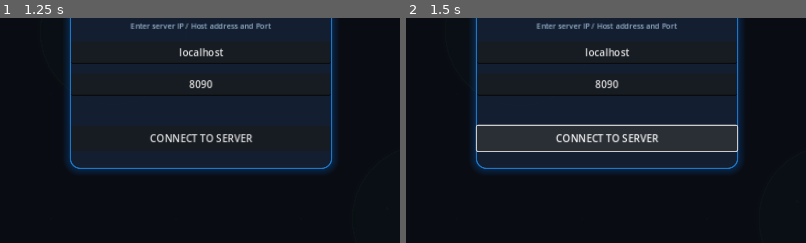
Above: before the commit, frames 1-2 (left to right).
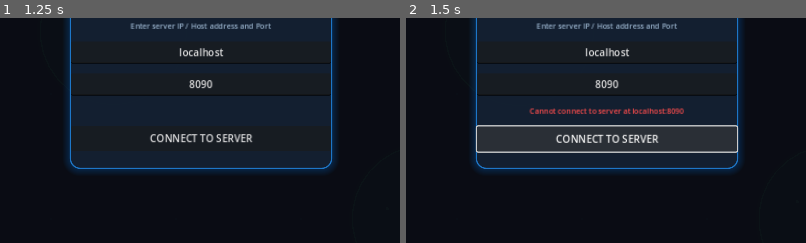
Above: after the commit, the same moments.

Repository: KYoiRyi/partygame-archer
Game: Godot game, scene res://Main.tscn
The game is run twice, just before and just after one commit, with the same random seed, the same clock (stepped at 60 frames per second) and the same inputs.
Inputs (mouse positions are % of the whole screen's width and height, from its top left):
- Up to frame 1 (1.25 s): tap Enter at 0.5 s; move the mouse to (72, 45) at 0.52 s; hold D from 0.53 s (still down); hold Enter from 0.53 s (still down); click (72, 45) at 0.67 s; tap Space at 0.77 s
- Up to frame 2 (1.5 s): release D at 1.25 s; release Enter at 1.25 s; click "CONNECT TO SERVER" at 1.25 s
The pictures show only the part of the screen within x 25-75%, y 39-89%; the shares and areas given below are measured in that part.

Frame 1 is identical in both runs. In frame 2, 2.3% of the frame differs, in the area x 17-83%, y 40-60%.

Commit message:
Fix room lobby player list, start button, and rooms visibility on Web/Mobile

Diff:
--- a/client/Main.gd
+++ b/client/Main.gd
@@ -94,6 +94,23 @@
 var auth_panel: Control
 var profile_panel: Control
 var room_panel: Control
+
+# Programmatic UI Control References
+var server_err_lbl: Label
+var auth_err_lbl: Label
+var profile_username_lbl: Label
+var profile_stats_lbl: Label
+var room_list_container: VBoxContainer
+var room_title_lbl: Label
+var room_players_container: VBoxContainer
+var room_status_lbl: Label
+var room_start_btn: Button
+var server_host_input: LineEdit
+var server_port_input: LineEdit
+var auth_user_input: LineEdit
+var auth_pass_input: LineEdit
+var room_hero_select: OptionButton
+
 
 func _save_token(token: String, username: String, host: String, port: String):
 	var f = FileAccess.open("user://auth_token.txt", FileAccess.WRITE)
@@ -466,6 +483,7 @@
 	host_input.custom_minimum_size = Vector2(300, 36)
 	host_input.alignment = HORIZONTAL_ALIGNMENT_CENTER
 	svbox.add_child(host_input)
+	server_host_input = host_input
 
 	var port_input = LineEdit.new()
 	port_input.name = "PortInput"
@@ -474,6 +492,7 @@
 	port_input.custom_minimum_size = Vector2(300, 36)
 	port_input.alignment = HORIZONTAL_ALIGNMENT_CENTER
 	svbox.add_child(port_input)
+	server_port_input = port_input
 
 	# Hook up enter key connections in server config panel
 	host_input.text_submitted.connect(func(txt): port_input.grab_focus())
@@ -486,6 +505,7 @@
 	s_err_lbl.add_theme_color_override("font_color", Color(1.0, 0.3, 0.3))
 	s_err_lbl.autowrap_mode = TextServer.AUTOWRAP_WORD_SMART
 	svbox.add_child(s_err_lbl)
+	server_err_lbl = s_err_lbl
 
 	var connect_btn = Button.new()
 	connect_btn.text = "CONNECT TO SERVER"
@@ -544,6 +564,7 @@
 	user_input.custom_minimum_size = Vector2(300, 36)
 	user_input.alignment = HORIZONTAL_ALIGNMENT_CENTER
 	avbox.add_child(user_input)
+	auth_user_input = user_input
 
 	var pass_input = LineEdit.new()
 	pass_input.name = "PasswordInput"
@@ -552,6 +573,7 @@
 	pass_input.custom_minimum_size = Vector2(300, 36)
 	pass_input.alignment = HORIZONTAL_ALIGNMENT_CENTER
 	avbox.add_child(pass_input)
+	auth_pass_input = pass_input
 
 	# Hook up enter key connections in auth panel
 	user_input.text_submitted.connect(func(txt): pass_input.grab_focus())
@@ -564,6 +586,7 @@
 	a_err_lbl.add_theme_color_override("font_color", Color(1.0, 0.3, 0.3))
 	a_err_lbl.autowrap_mode = TextServer.AUTOWRAP_WORD_SMART
 	avbox.add_child(a_err_lbl)
+	auth_err_lbl = a_err_lbl
 
 	var a_btn_hbox = HBoxContainer.new()
 	a_btn_hbox.add_theme_constant_override("separation", 15)
@@ -627,6 +650,7 @@
 	profile_label.add_theme_font_size_override("font_size", 20)
 	profile_label.add_theme_color_override("font_color", Color(0.3, 0.85, 1.0))
 	mvbox.add_child(profile_label)
+	profile_username_lbl = profile_label
 
 	var stats_label_node = Label.new()
 	stats_label_node.name = "StatsLabel"
@@ -635,6 +659,7 @@
 	stats_label_node.add_theme_font_size_override("font_size", 14)
 	stats_label_node.add_theme_color_override("font_color", Color(0.6, 0.7, 0.8))
 	mvbox.add_child(stats_label_node)
+	profile_stats_lbl = stats_label_node
 
 	var config_hbox = HBoxContainer.new()
 	config_hbox.name = "HBoxContainer"
@@ -673,6 +698,7 @@
 	var room_list_box = VBoxContainer.new()
 	room_list_box.name = "RoomList"
 	scroll.add_child(room_list_box)
+	room_list_container = room_list_box
 
 	var room_actions = HBoxContainer.new()
 	room_actions.alignment = BoxContainer.ALIGNMENT_CENTER
@@ -736,6 +762,7 @@
 	r_title.add_theme_font_size_override("font_size", 20)
 	r_title.add_theme_color_override("font_color", Color(0.3, 0.85, 1.0))
 	rvbox.add_child(r_title)
+	room_title_lbl = r_title
 
 	var r_desc = Label.new()
 	r_desc.text = "PLAYERS IN ROOM LOBBY:"
@@ -766,6 +793,7 @@
 	r_hero_select.selected = 0
 	r_hero_select.item_selected.connect(_on_room_hero_selected)
 	r_hero_hbox.add_child(r_hero_select)
+	room_hero_select = r_hero_select
 
 	var r_scroll = ScrollContainer.new()
 	r_scroll.custom_minimum_size = Vector2(400, 150)
@@ -776,6 +804,7 @@
 	var r_players_box = VBoxContainer.new()
 	r_players_box.name = "PlayersList"
 	r_scroll.add_child(r_players_box)
+	room_players_container = r_players_box
 
 	var r_status = Label.new()
 	r_status.name = "StatusLabel"
@@ -784,6 +813,7 @@
 	r_status.add_theme_font_size_override("font_size", 13)
 	r_status.add_theme_color_override("font_color", Color(0.9, 0.8, 0.3))
 	rvbox.add_child(r_status)
+	room_status_lbl = r_status
 
 	var start_game_btn = Button.new()
 	start_game_btn.name = "StartGameButton"
@@ -792,6 +822,7 @@
 	start_game_btn.visible = false
 	start_game_btn.pressed.connect(_on_start_match_pressed)
 	rvbox.add_child(start_game_btn)
+	room_start_btn = start_game_btn
 
 	var leave_btn = Button.new()
 	leave_btn.text = "🚪 LEAVE ROOM"
@@ -837,8 +868,8 @@
 	server_port = port
 
 	# Release focus to close virtual keyboard
-	var host_input = server_panel.find_child("HostInput")
-	var port_input = server_panel.find_child("PortInput")
+	var host_input = server_host_input
+	var port_input = server_port_input
 	if host_input: host_input.release_focus()
 	if port_input: port_input.release_focus()
 
@@ -893,8 +924,8 @@
 		return
 
 	# Release focus to close virtual keyboard
-	var user_input = auth_panel.find_child("UsernameInput")
-	var pass_input = auth_panel.find_child("PasswordInput")
+	var user_input = auth_user_input
+	var pass_input = auth_pass_input
 	if user_input: user_input.release_focus()
 	if pass_input: pass_input.release_focus()
 
@@ -946,7 +977,7 @@
 	profile_panel.visible = false
 	room_panel.visible = false
 
-	var err_lbl = server_panel.find_child("ErrorLabel")
+	var err_lbl = server_err_lbl
 	if err_lbl: err_lbl.text = ""
 
 func _show_auth_panel():
@@ -955,7 +986,7 @@
 	profile_panel.visible = false
 	room_panel.visible = false
 
-	var err_lbl = auth_panel.find_child("ErrorLabel")
+	var err_lbl = auth_err_lbl
 	if err_lbl: err_lbl.text = ""
 
 func _show_profile_panel():
@@ -964,8 +995,8 @@
 	profile_panel.visible = true
 	room_panel.visible = false
 
-	var profile_lbl = profile_panel.find_child("ProfileLabel")
-	var stats_lbl = profile_panel.find_child("StatsLabel")
+	var profile_lbl = profile_username_lbl
+	var stats_lbl = profile_stats_lbl
 
 	if profile_lbl:
 		profile_lbl.text = "🏆 Welcome, " + auth_username + "!"
@@ -981,36 +1012,36 @@
 	profile_panel.visible = false
 	room_panel.visible = true
 
-	var r_title = room_panel.find_child("RoomTitle")
+	var r_title = room_title_lbl
 	if r_title:
 		r_title.text = "🏠 ROOM: " + selected_room_id
 
-	var start_btn = room_panel.find_child("StartGameButton")
+	var start_btn = room_start_btn
 	if start_btn: start_btn.visible = false
 
-	var status_lbl = room_panel.find_child("StatusLabel")
+	var status_lbl = room_status_lbl
 	if status_lbl: status_lbl.text = "Connecting to room lobby..."
 
 func _show_server_error(txt: String):
-	var err_lbl = server_panel.find_child("ErrorLabel")
+	var err_lbl = server_err_lbl
 	if err_lbl:
 		err_lbl.text = txt
 		err_lbl.add_theme_color_override("font_color", Color(1.0, 0.3, 0.3))
 
 func _show_server_status(txt: String):
-	var err_lbl = server_panel.find_child("ErrorLabel")
+	var err_lbl = server_err_lbl
 	if err_lbl:
 		err_lbl.text = txt
 		err_lbl.add_theme_color_override("font_color", Color(0.6, 0.8, 1.0))
 
 func _show_auth_error(txt: String):
-	var err_lbl = auth_panel.find_child("ErrorLabel")
+	var err_lbl = auth_err_lbl
 	if err_lbl:
 		err_lbl.text = txt
 		err_lbl.add_theme_color_override("font_color", Color(1.0, 0.3, 0.3))
 
 func _show_auth_status(txt: String):
-	var err_lbl = auth_panel.find_child("ErrorLabel")
+	var err_lbl = auth_err_lbl
 	if err_lbl:
 		err_lbl.text = txt
 		err_lbl.add_theme_color_override("font_color", Color(0.6, 0.8, 1.0))
@@ -1026,7 +1057,7 @@
 	)
 
 func _populate_room_list(rooms: Array):
-	var list_box = profile_panel.find_child("RoomList")
+	var list_box = room_list_container
 	if not list_box: return
 
 	for child in list_box.get_children():
@@ -1115,7 +1146,7 @@
 
 func _update_room_lobby_list(room_players: Array, host_id: String):
 	if not room_panel: return
-	var r_players_box = room_panel.find_child("PlayersList")
+	var r_players_box = room_players_container
 	if not r_players_box: return
 
 	for child in r_players_box.get_children():
@@ -1144,8 +1175,8 @@
 			name_lbl.add_theme_color_override("font_color", Color(0.3, 1.0, 0.5)) # Highlight current player
 		hbox.add_child(name_lbl)
 
-	var start_btn = room_panel.find_child("StartGameButton")
-	var status_lbl = room_panel.find_child("StatusLabel")
+	var start_btn = room_start_btn
+	var status_lbl = room_status_lbl
 
 	if is_me_host:
 		if start_btn: start_btn.visible = true
@@ -1207,7 +1238,7 @@
 			is_connected = true
 			is_connecting = false
 			# Update hero select inside the Room Lobby to match profile hero select
-			var r_hero_select = room_panel.find_child("RoomHeroSelect")
+			var r_hero_select = room_hero_select
 			if r_hero_select and hero_select_btn:
 				r_hero_select.selected = hero_select_btn.selected
 			add_chat_message("System", "Successfully connected to Room Lobby!")
Not shown, changed: dist/index.html
Not shown, changed: dist/index.pck
